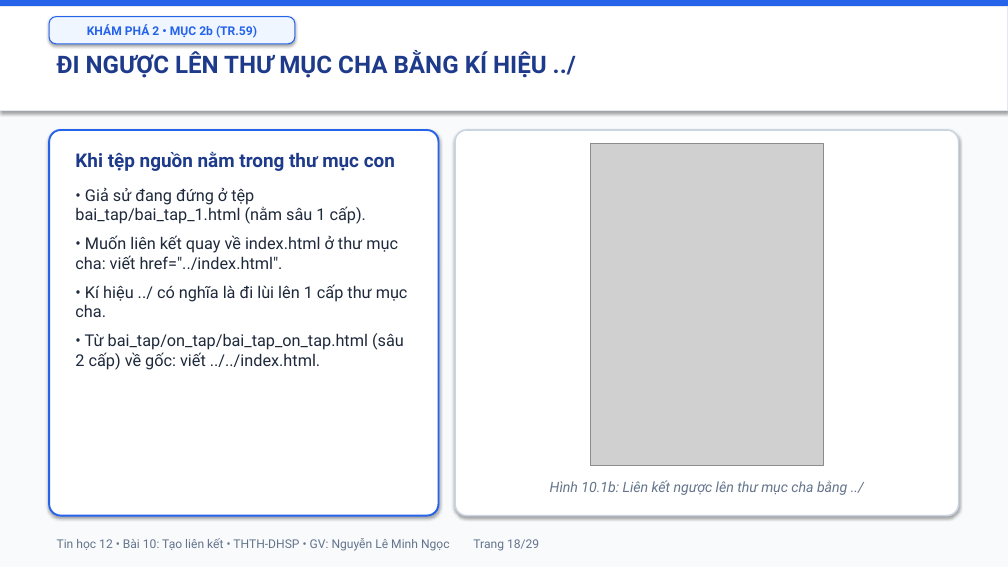
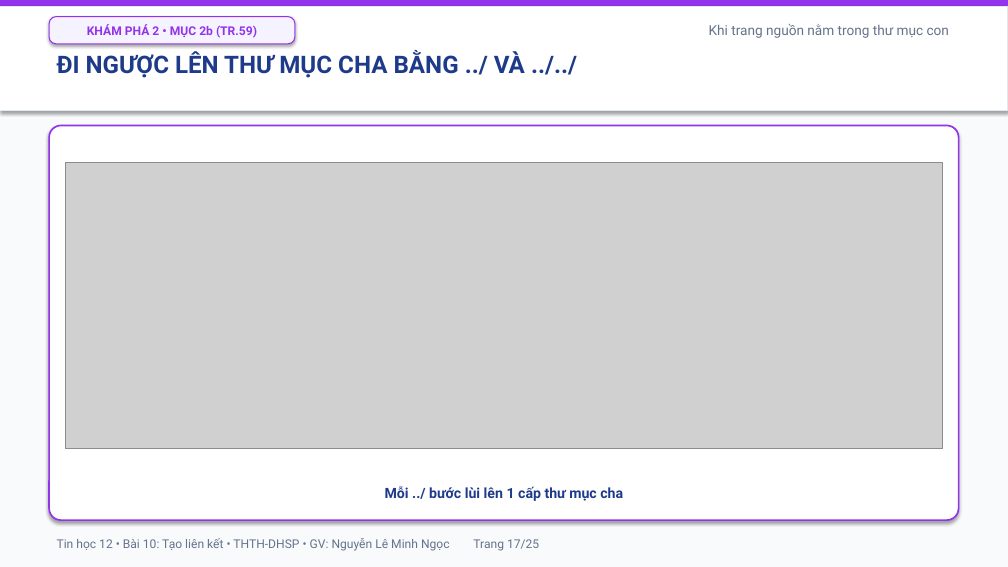
Before and after one commit to mngoc3110/TinHoc, a slide deck: slide 17 of Tin12/Bai10/Bai10_TrinhChieu.pptx (slide 18 before the commit). Drawn at 1008x567 pixels with LibreOffice and Linux fonts; fonts in the diff are those of the drawing; grey boxes stand for pictures. Boxes give left, top, right and bottom in pixels: in the first picture for what was removed or moved away, otherwise in the second. Text is boxed around its words. In the diff, an @@ line names an element or a change of style, - is before the commit and + after.

```diff
--- a/Tin12/Bai10/Bai10_TrinhChieu.pptx
+++ b/Tin12/Bai10/Bai10_TrinhChieu.pptx
@@ rectangle at box(0, 0, 1008, 6): fill #2563EB to #9333EA @@
@@ rounded rectangle "KHÁM PHÁ 2 • MỤC ..." at box(49, 17, 295, 44): text colour #2563EB to #9333EA; fill #EFF6FF to #F5F3FF; outline #2563EB 1 pt to #9333EA 1 pt @@
@@ text added at box(709, 24, 949, 38), 13 pt, text #64748B @@
+Khi trang nguồn nằm trong thư mục con
@@ text at box(57, 51, 525, 78): text changed @@
-ĐI NGƯỢC LÊN THƯ MỤC CHA BẰNG KÍ HIỆU ../
+ĐI NGƯỢC LÊN THƯ MỤC CHA BẰNG ../ VÀ ../../
@@ rounded rectangle removed at box(49, 130, 439, 516) @@
@@ rounded rectangle added at box(49, 126, 959, 520), fill #FFFFFF, outline #9333EA 1.6 pt @@
@@ rounded rectangle removed at box(455, 130, 959, 516) @@
@@ picture removed at box(591, 144, 824, 465) @@
@@ picture added at box(65, 162, 943, 448) @@
@@ text removed at box(75, 151, 408, 370) @@
-Khi tệp nguồn nằm trong thư mục con
-• Giả sử đang đứng ở tệp bai_tap/bai_tap_1.html (nằm sâu 1 cấp).
-• Muốn liên kết quay về index.html ở thư mục cha: viết href="../index.html".
-• Kí hiệu ../ có nghĩa là đi lùi lên 1 cấp thư mục cha.
-• Từ bai_tap/on_tap/bai_tap_on_tap.html (sâu 2 cấp) về gốc: viết ../../index.html.
@@ text added at box(385, 486, 623, 501), 13.5 pt, text #1E3A8A, bold @@
+Mỗi ../ bước lùi lên 1 cấp thư mục cha
@@ text removed at box(550, 480, 847, 495) @@
-Hình 10.1b: Liên kết ngược lên thư mục cha bằng ../
@@ text at box(57, 538, 539, 551): text changed @@
-Tin học 12 • Bài 10: Tạo liên kết • THTH-DHSP • GV: Nguyễn Lê Minh Ngọc Trang 18/29
+Tin học 12 • Bài 10: Tạo liên kết • THTH-DHSP • GV: Nguyễn Lê Minh Ngọc Trang 17/25
```
Also in this commit, not shown: 20 other slides changed, 4 slides added, 8 slides removed, 23 other files.
